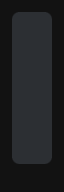
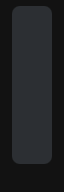
Layered file, before and after one edit (64x192). Changes by layer:
renamed "window - border circle 15px" to "window - border circle 16px", painted on it over box(12, 6, 52, 164)
